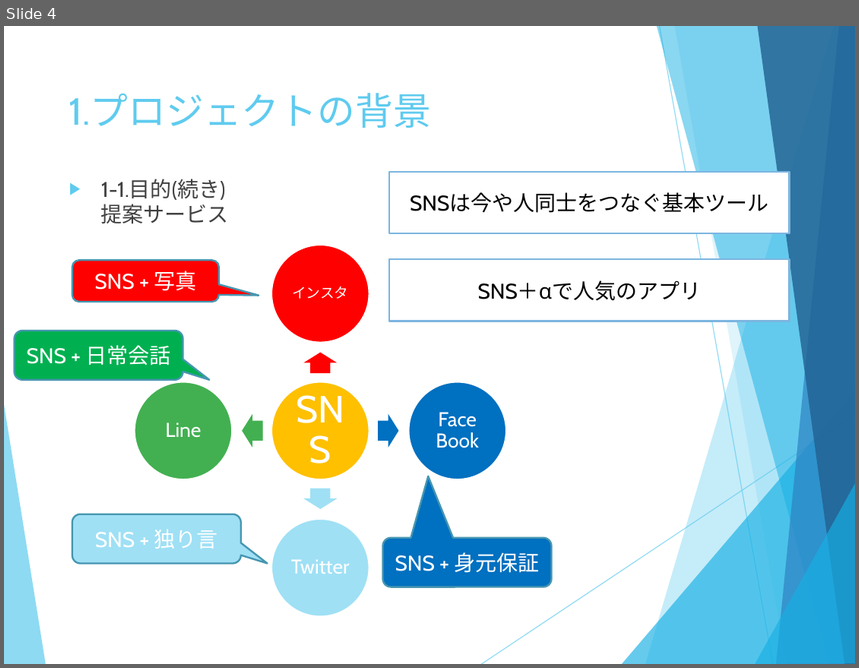
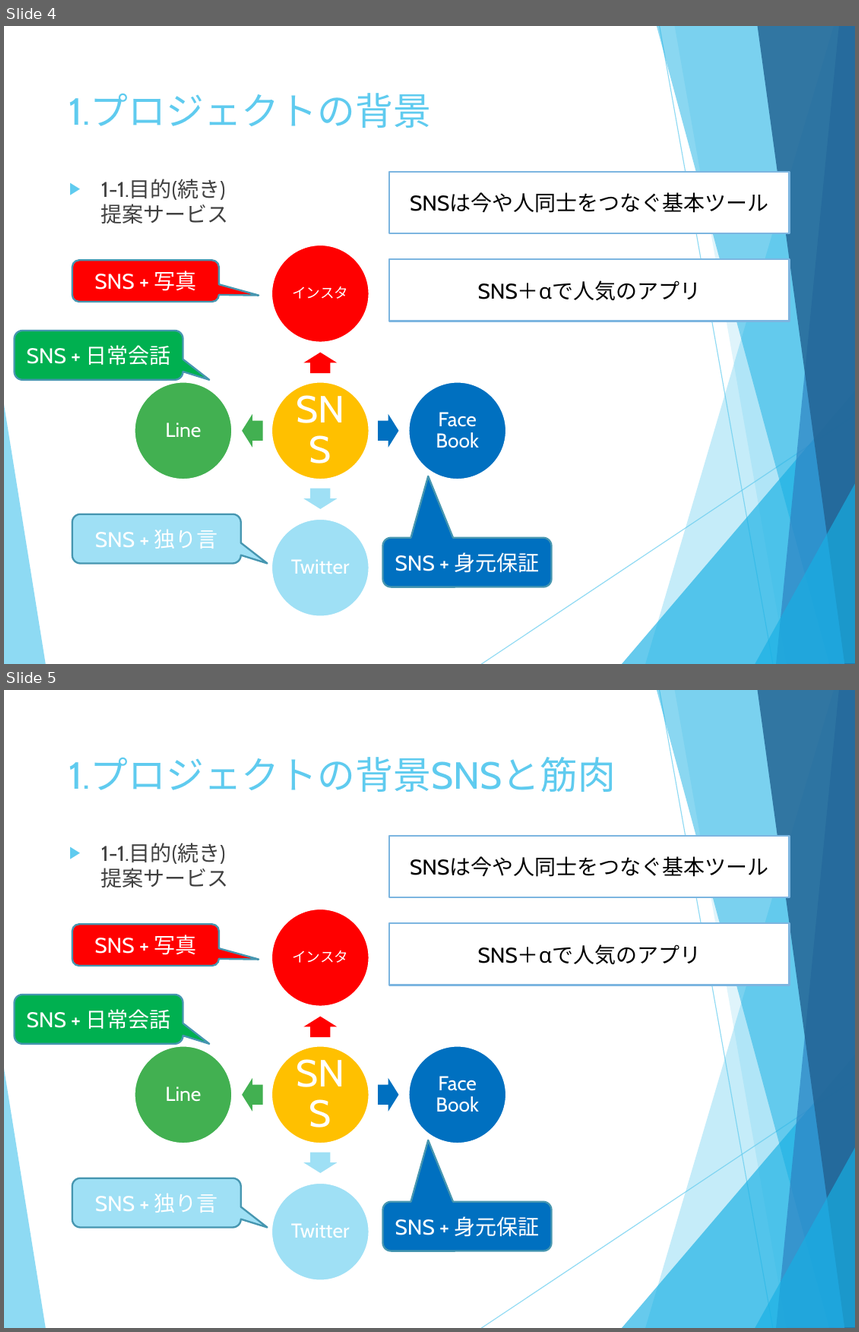
Before and after one commit to junteruki/Muscle-training-SNS, a slide deck: MuscleSNS_企画書兼要件定義書_照屋_v1.pptx. Shown one above the other, each under a label of ours: slide 4 before the commit, slides 4 and 5 after it. The pictures are 859x668 and 859x1332 pixels, drawn with LibreOffice and Linux fonts; fonts in the diff are those of the drawing. Boxes give left, top, right and bottom in pixels: in the first picture for what was removed or moved away, otherwise in the second. Text is boxed around its words. In the diff, an @@ line names an element or a change of style, - is before the commit and + after.

```diff
--- a/MuscleSNS_企画書兼要件定義書_照屋_v1.pptx
+++ b/MuscleSNS_企画書兼要件定義書_照屋_v1.pptx
@@ slide 5 added at (x1=4, y1=690, x2=855, y2=1328), background #FFFFFF; not listed: 10 template elements that a slide beside it also shows @@
@@ title added at (x1=69, y1=757, x2=616, y2=792), 32 pt, text #5FCBEF @@
+1.プロジェクトの背景SNSと筋肉
@@ text added at (x1=101, y1=843, x2=229, y2=888), 18 pt, text #404040 @@
+▶ 1-1.目的(続き)
+  提案サービス
@@ rectangle added at (x1=389, y1=836, x2=790, y2=897), fill #FFFFFF, outline #7CB5E0 1.5 pt, 18 pt, text #000000 @@
+SNSは今や人同士をつなぐ基本ツール
@@ rounded speech box added at (x1=72, y1=924, x2=218, y2=966), fill #FF0000, outline #4696B1 1.5 pt, 18 pt, text #FFFFFF @@
+SNS + 写真
@@ rectangle added at (x1=389, y1=923, x2=790, y2=985), fill #FFFFFF, outline #7CB5E0 1.5 pt, 18 pt, text #000000 @@
+SNS＋αで人気のアプリ
@@ rounded speech box added at (x1=14, y1=995, x2=183, y2=1044), fill #00B050, outline #4696B1 1.5 pt, 18 pt, text #FFFFFF @@
+SNS + 日常会話
@@ group added at (x1=134, y1=909, x2=506, y2=1281): 5 ellipses, 5 texts, 4 right arrows @@
+SNS
+インスタ
+Face Book
+Twitter
+Line
@@ rounded speech box added at (x1=72, y1=1179, x2=240, y2=1228), fill #9FE0F5, outline #4696B1 1.5 pt, 18 pt, text #FFFFFF @@
+SNS + 独り言
@@ rounded speech box added at (x1=382, y1=1202, x2=551, y2=1252), fill #0070C0, outline #4696B1 1.5 pt, 18 pt, text #FFFFFF @@
+SNS + 身元保証
```
Also in this commit, not shown: 4 other slides added, 1 slide removed.
